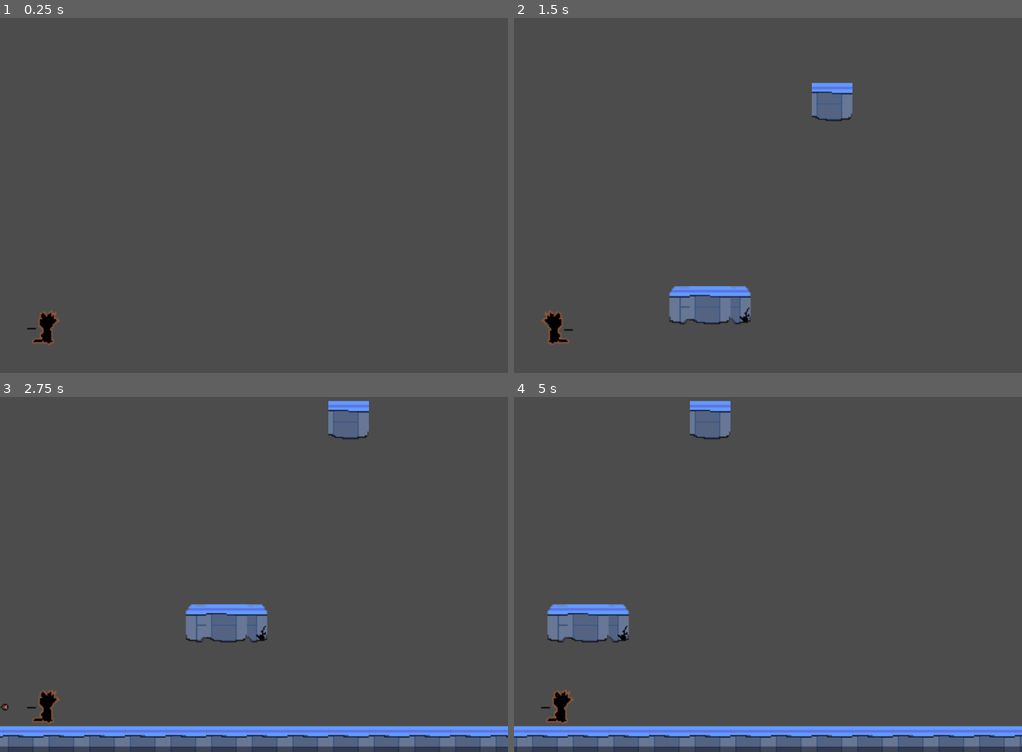
Above: before the commit, frames 1-4 (two rows, left to right).
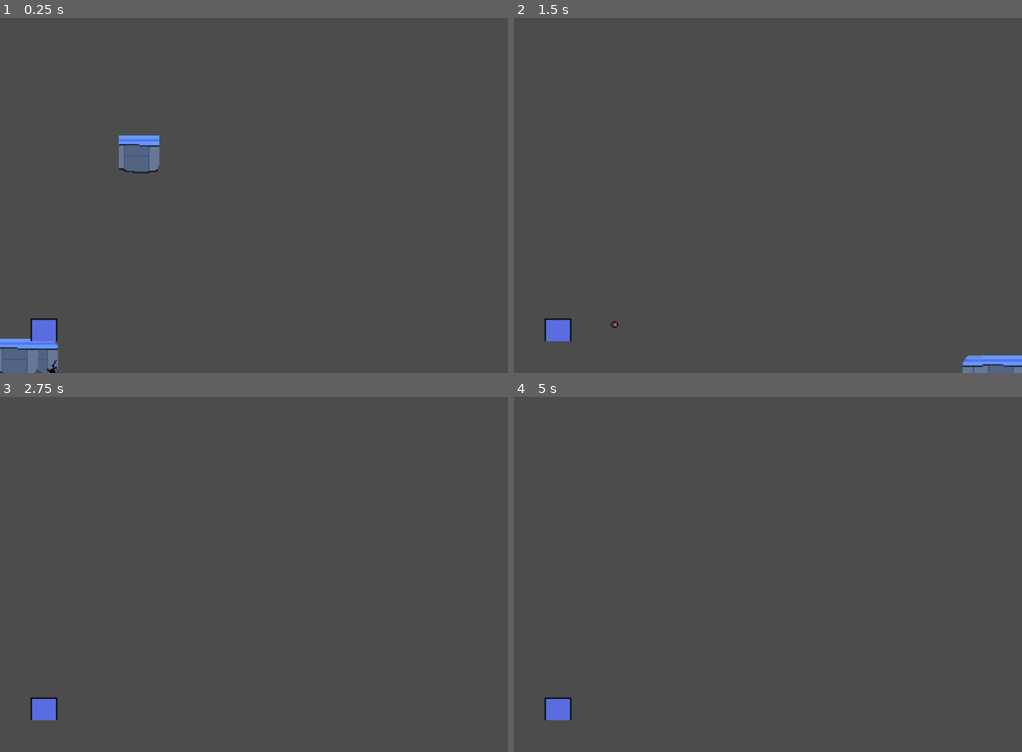
Above: after the commit, the same moments.

Repository: crisleiva/Brackeys
Game: Godot game, scene res://Scenes/MainScene.tscn
Two runs of this game, one before a commit and one after it. Both use one fixed random seed, a clock stepped at 60 frames per second and the inputs below. The project has no main scene, so this scene is started directly.
Inputs:
- Up to frame 1 (0.25 s): no input
- Up to frame 2 (1.5 s): hold E (ui_end) 0.53-1.28 s; hold Right (ui_right) from 0.53 s (still down); tap W (jump, bound only after the commit) at 0.77, 1.07 s; tap Space (ui_select) at 0.8, 1.35 s
- Up to frame 3 (2.75 s): tap W (jump, bound only after the commit) at 1.52, 1.55, 1.82 s; release Right (ui_right) at 2.03 s; hold Left (ui_left) from 2.03 s (still down); hold W (jump, bound only after the commit) from 2.03 s (still down); tap E (ui_end) at 2.3 s
- Up to frame 4 (5 s): release Left (ui_left) at 2.78 s; release W (jump, bound only after the commit) at 2.78 s; hold Right (ui_right) 2.78-4.28 s; tap E (ui_end) at 2.85, 4.35 s; tap W (jump, bound only after the commit) at 3.02, 3.32, 4.52, 4.82 s; tap Space (ui_select) at 3.05, 3.6 s; hold W (jump, bound only after the commit) 3.53-4.28 s; hold Left (ui_left) from 4.28 s (still down)

The runs differ from the first frame. In frame 1, 2.3% of the frame differs, in the area x 0-32%, y 33-100%; in frame 2, 3.5%; in frame 3, 9.6%, in the area x 0-100%, y 1-100%; in frame 4, 9.6%.

Commit message:
cleaned up player movement

Diff:
--- a/Scenes/Actors/Character.tscn
+++ b/Scenes/Actors/Character.tscn
@@ -1,31 +1,56 @@
-[gd_scene load_steps=7 format=2]
+[gd_scene load_steps=11 format=2]
 
 [ext_resource path="res://Scripts/Actors/Character.gd" type="Script" id=1]
-[ext_resource path="res://Assets/Sprites/man.png" type="Texture" id=2]
+[ext_resource path="res://Assets/Sprites/Blob.png" type="Texture" id=2]
 
 [sub_resource type="CapsuleShape2D" id=1]
-height = 12.0
+height = 0.0
 
 [sub_resource type="AtlasTexture" id=2]
 flags = 4
 atlas = ExtResource( 2 )
-region = Rect2( 32, 0, 32, 32 )
+region = Rect2( 0, 0, 32, 32 )
 
 [sub_resource type="AtlasTexture" id=3]
 flags = 4
 atlas = ExtResource( 2 )
+region = Rect2( 32, 0, 32, 32 )
+
+[sub_resource type="AtlasTexture" id=4]
+flags = 4
+atlas = ExtResource( 2 )
 region = Rect2( 0, 0, 32, 32 )
 
-[sub_resource type="SpriteFrames" id=4]
+[sub_resource type="AtlasTexture" id=5]
+flags = 4
+atlas = ExtResource( 2 )
+region = Rect2( 32, 0, 32, 32 )
+
+[sub_resource type="AtlasTexture" id=6]
+flags = 4
+atlas = ExtResource( 2 )
+region = Rect2( 32, 0, 32, 32 )
+
+[sub_resource type="AtlasTexture" id=7]
+flags = 4
+atlas = ExtResource( 2 )
+region = Rect2( 64, 0, 32, 32 )
+
+[sub_resource type="SpriteFrames" id=8]
 animations = [ {
-"frames": [ SubResource( 2 ) ],
+"frames": [ SubResource( 2 ), SubResource( 3 ) ],
+"loop": true,
+"name": "right",
+"speed": 5.0
+}, {
+"frames": [ SubResource( 4 ), SubResource( 5 ) ],
 "loop": true,
 "name": "left",
 "speed": 5.0
 }, {
-"frames": [ SubResource( 3 ) ],
+"frames": [ SubResource( 6 ), SubResource( 7 ) ],
 "loop": true,
-"name": "right",
+"name": "jump",
 "speed": 5.0
 } ]
 
@@ -36,12 +61,13 @@
 script = ExtResource( 1 )
 
 [node name="CollisionShape2D" type="CollisionShape2D" parent="."]
-position = Vector2( 0, -7.62939e-06 )
+position = Vector2( 0.235962, -7.62939e-06 )
 shape = SubResource( 1 )
 
 [node name="AnimatedSprite" type="AnimatedSprite" parent="."]
-frames = SubResource( 4 )
-animation = "left"
+position = Vector2( -0.235962, -4.48341 )
+frames = SubResource( 8 )
+animation = "jump"
 
 [node name="Muzzle" type="Position2D" parent="."]
 position = Vector2( -13.5398, 1.57297 )
@@ -51,3 +77,13 @@
 position = Vector2( 165.629, -113.608 )
 current = true
 zoom = Vector2( 0.5, 0.5 )
+
+[node name="Body" type="Node2D" parent="."]
+position = Vector2( -1.12372, 8.61526 )
+
+[node name="RayCasts" type="Node2D" parent="."]
+
+[node name="RayCast2D2" type="RayCast2D" parent="RayCasts"]
+position = Vector2( 0, -1 )
+scale = Vector2( 1, 0.2 )
+enabled = true
--- /dev/null
+++ b/Scenes/Actors/PlayerBlob.tscn
@@ -0,0 +1,119 @@
+[gd_scene load_steps=7 format=2]
+
+[ext_resource path="res://Assets/Sprites/Blob.png" type="Texture" id=1]
+
+[sub_resource type="GDScript" id=5]
+script/source = "extends KinematicBody2D
+onready var REWIND = preload(\"res://Scenes/Misc/Bullet.tscn\")
+var timer = null
+const RUN_SPEED = 160
+const JUMP_POWER = -550
+const GRAVITY = 10
+var jump_speed = -1000
+var gravity = 2500
+var health = 6
+var velocity = Vector2()
+var bullet_delay = 1
+var can_shoot = true
+func get_input():
+	velocity.x = 0
+	var right = Input.is_action_pressed('ui_right')
+	var left = Input.is_action_pressed('ui_left')
+	var jump = Input.is_action_just_pressed('ui_select')
+	var held_down = Input.is_action_pressed(\"ui_end\")
+
+
+	if right:
+		velocity.x = RUN_SPEED
+		$AnimatedSprite.play(\"right\")
+		if sign($Muzzle.position.x) == -1:
+			$Muzzle.position.x *= -1
+	if jump && is_on_floor():
+		velocity.y = JUMP_POWER
+	if left:
+		velocity.x = -RUN_SPEED
+		$AnimatedSprite.play(\"left\")
+		if sign($Muzzle.position.x) == 1:
+			$Muzzle.position.x *= -1
+	if held_down && can_shoot:
+		shoot()
+	velocity.y += GRAVITY
+
+
+
+func shoot():
+	var bullet = REWIND.instance()
+	if sign($Muzzle.position.x) == 1:
+		bullet.set_direction(1)
+	else:
+		bullet.set_direction(-1)
+
+	get_parent().add_child(bullet)
+	bullet.global_position = $Muzzle.global_position
+	can_shoot = false
+	timer.start()
+
+
+
+
+# Called when the node enters the scene tree for the first time.
+func _ready():
+	timer = Timer.new()
+	timer.one_shot = true
+	timer.wait_time = bullet_delay
+	timer.connect(\"timeout\", self, \"on_timeout_complete\")
+	add_child(timer)
+	set_process_input(true)
+	set_process(true)
+
+
+# Called every frame. 'delta' is the elapsed time since the previous frame.
+func _physics_process(delta):
+	velocity.y += gravity * delta
+	get_input()
+	velocity = move_and_slide(velocity, Vector2(0, -1))
+
+func on_timeout_complete():
+	can_shoot = true
+"
+
+[sub_resource type="AtlasTexture" id=1]
+flags = 4
+atlas = ExtResource( 1 )
+region = Rect2( 0, 0, 32, 32 )
+
+[sub_resource type="AtlasTexture" id=2]
+flags = 4
+atlas = ExtResource( 1 )
+region = Rect2( 32, 0, 32, 32 )
+
+[sub_resource type="SpriteFrames" id=3]
+animations = [ {
+"frames": [ SubResource( 1 ), SubResource( 2 ) ],
+"loop": true,
+"name": "idle",
+"speed": 5.0
+} ]
+
+[sub_resource type="RectangleShape2D" id=4]
+extents = Vector2( 9.06934, 11.076 )
+
+[node name="PlayerBlob" type="KinematicBody2D"]
+script = SubResource( 5 )
+
+[node name="AnimatedSprite" type="AnimatedSprite" parent="."]
+position = Vector2( 25.0016, -6.74646 )
+frames = SubResource( 3 )
+animation = "idle"
+playing = true
+
+[node name="CollisionShape2D" type="CollisionShape2D" parent="."]
+position = Vector2( 25.7953, -2.77795 )
+shape = SubResource( 4 )
+
+[node name="Camera2D" type="Camera2D" parent="."]
+position = Vector2( 158, -102 )
+zoom = Vector2( 0.5, 0.5 )
+
+[node name="Muzzle" type="Position2D" parent="."]
+position = Vector2( 42.463, -1.5874 )
--- a/Scenes/MainScene.tscn
+++ b/Scenes/MainScene.tscn
@@ -14,7 +14,7 @@
 points = PoolVector2Array( 0, 0, 32, 0, 32, 32, 0, 32 )
 
 [sub_resource type="ConvexPolygonShape2D" id=4]
-points = PoolVector2Array( 0, 0, 32, 0, 32, 32, 0, 32 )
+points = PoolVector2Array( 0, 0, 32, 0, 28, 25.75, 1, 24.75 )
 
 [sub_resource type="ConvexPolygonShape2D" id=5]
 points = PoolVector2Array( 0, 0, 18, 3.75, 14, 22.75, 1, 25.75 )
@@ -184,6 +184,7 @@
 tile_set = SubResource( 7 )
 cell_size = Vector2( 32, 32 )
 format = 1
-tile_data = PoolIntArray( 720895, 1, 0, 786431, 1, 0, 851967, 1, 0 …(2594 unchanged characters)…
+tile_data = PoolIntArray( -131061, 3, 0, 720895, 1, 0, 786431, 1, 0, 851967, 1, 0 …(2594 unchanged characters)…
 
 [node name="Character" parent="." instance=ExtResource( 1 )]
+position = Vector2( 292.742, 564.514 )
--- a/Scenes/Misc/Bullet.tscn
+++ b/Scenes/Misc/Bullet.tscn
@@ -35,5 +35,4 @@
 [node name="CollisionShape2D" type="CollisionShape2D" parent="."]
 rotation = -0.0209947
 shape = SubResource( 3 )
-[connection signal="body_entered" from="." to="." method="_on_Bullet_body_entered"]
 [connection signal="screen_exited" from="VisibilityNotifier2D" to="." method="_on_VisibilityNotifier2D_screen_exited"]
--- a/Scripts/Actors/Character.gd
+++ b/Scripts/Actors/Character.gd
@@ -6,41 +6,33 @@
 # var b = "text"
 onready var REWIND = preload("res://Scenes/Misc/Bullet.tscn")
 onready var DIST = preload("res://Scenes/Actors/Distortion.tscn")
+onready var raycasts = $RayCasts
 var timer = null
-const RUN_SPEED = 160
-const JUMP_POWER = -550
-const GRAVITY = 10
-var jump_speed = -1000
-var gravity = 2500
+const RUN_SPEED = 5 * 32
+const JUMP_POWER = -750
+const GRAVITY = 1200
+const SLOPE_STOP = 64
+var is_grounded
 var health = 6
 var velocity = Vector2()
 var bullet_delay = 1
 var can_shoot = true
-func get_input():
-	velocity.x = 0
-	var right = Input.is_action_pressed('ui_right')
-	var left = Input.is_action_pressed('ui_left')
-	var jump = Input.is_action_just_pressed('ui_select')
-	var held_down = Input.is_action_pressed("ui_end")
 
 
-	if right:
-		velocity.x = RUN_SPEED
-		$AnimatedSprite.play("right")
+func _get_input():
+	var move_direction = -int(Input.is_action_pressed("move_left")) + int(Input.is_action_pressed("move_right"))
+	velocity.x = lerp(velocity.x, RUN_SPEED * move_direction, 0.2)
+	if move_direction != 0:
+		$Body.scale.x = move_direction
+
+	if Input.is_action_pressed("move_left"):
+		if sign($Muzzle.position.x) == 1:
+			$Muzzle.position *= -1
+	if Input.is_action_pressed("move_right"):
 		if sign($Muzzle.position.x) == -1:
-			$Muzzle.position.x *= -1
-	if jump && is_on_floor():
-		velocity.y = JUMP_POWER
-	if left:
-		velocity.x = -RUN_SPEED
-		$AnimatedSprite.play("left")
-		if sign($Muzzle.position.x) == 1:
-			$Muzzle.position.x *= -1
-	if held_down && can_shoot:
+			$Muzzle.position *= -1
+	if Input.is_action_pressed("shoot") && can_shoot:
 		shoot()
-	velocity.y += GRAVITY
-
-
 
 func shoot():
 	var bullet = REWIND.instance()
@@ -54,7 +46,9 @@
 	can_shoot = false
 	timer.start()
 
-
+func _input(event):
+	if event.is_action_pressed("jump") && is_grounded:
+		velocity.y = JUMP_POWER
 
 
 # Called when the node enters the scene tree for the first time.
@@ -70,9 +64,18 @@
 
 # Called every frame. 'delta' is the elapsed time since the previous frame.
 func _physics_process(delta):
-	velocity.y += gravity * delta
-	get_input()
-	velocity = move_and_slide(velocity, Vector2(0, -1))
+	_get_input()
+	velocity.y += GRAVITY * delta
+	velocity = move_and_slide(velocity, Vector2(0, -1), SLOPE_STOP)
+	is_grounded = _check_is_grounded()
+
+
+func _check_is_grounded():
+	for raycast in raycasts.get_children():
+		if raycast.is_colliding():
+			return true
+	return false
+
 
 func on_timeout_complete():
 	can_shoot = true
--- a/Scripts/Misc/Bullet.gd
+++ b/Scripts/Misc/Bullet.gd
@@ -1,18 +1,10 @@
 extends Area2D
-signal dmg_enemy
 var velocity = Vector2()
 var player = load("res://Scripts/Actors/Character.gd").new()
 var speed = 200
 var direction = 1
 var dmg = 2
 const COOLDOWN = 3
-
-# Declare member variables here. Examples:
-# var a = 2
-# var b = "text"
-
-func ConnectSignalTo(TargetNode):
-	self.connect("dmg_enemy", TargetNode, "hit_by_bullet")
 
 func set_direction(dir):
 	direction = dir
@@ -29,7 +21,6 @@
 	velocity.x = speed * delta * direction
 	translate(velocity)
 	$AnimatedSprite.play("Shot")
-	emit_signal("dmg_enemy")
 
 
 
--- a/project.godot
+++ b/project.godot
@@ -32,3 +32,26 @@
 "events": [ Object(InputEventKey,"resource_local_to_scene":false,"resource_name":"","device":0,"alt":false,"shift":false,"control":false,"meta":false,"command":false,"pressed":false,"scancode":69,"unicode":0,"echo":false,"script":null)
  ]
 }
+move_right={
+"deadzone": 0.5,
+"events": [ Object(InputEventKey,"resource_local_to_scene":false,"resource_name":"","device":0,"alt":false,"shift":false,"control":false,"meta":false,"command":false,"pressed":false,"scancode":16777233,"unicode":0,"echo":false,"script":null)
+, Object(InputEventKey,"resource_local_to_scene":false,"resource_name":"","device":0,"alt":false,"shift":false,"control":false,"meta":false,"command":false,"pressed":false,"scancode":68,"unicode":0,"echo":false,"script":null)
+ ]
+}
+move_left={
+"deadzone": 0.5,
+"events": [ Object(InputEventKey,"resource_local_to_scene":false,"resource_name":"","device":0,"alt":false,"shift":false,"control":false,"meta":false,"command":false,"pressed":false,"scancode":65,"unicode":0,"echo":false,"script":null)
+, Object(InputEventKey,"resource_local_to_scene":false,"resource_name":"","device":0,"alt":false,"shift":false,"control":false,"meta":false,"command":false,"pressed":false,"scancode":16777231,"unicode":0,"echo":false,"script":null)
+ ]
+}
+jump={
+"deadzone": 0.5,
+"events": [ Object(InputEventKey,"resource_local_to_scene":false,"resource_name":"","device":0,"alt":false,"shift":false,"control":false,"meta":false,"command":false,"pressed":false,"scancode":87,"unicode":0,"echo":false,"script":null)
+, Object(InputEventKey,"resource_local_to_scene":false,"resource_name":"","device":0,"alt":false,"shift":false,"control":false,"meta":false,"command":false,"pressed":false,"scancode":16777232,"unicode":0,"echo":false,"script":null)
+ ]
+}
+shoot={
+"deadzone": 0.5,
+"events": [ Object(InputEventKey,"resource_local_to_scene":false,"resource_name":"","device":0,"alt":false,"shift":false,"control":false,"meta":false,"command":false,"pressed":false,"scancode":32,"unicode":0,"echo":false,"script":null)
+ ]
+}
Not shown, added: Assets/Sprites/Blob.png.import
